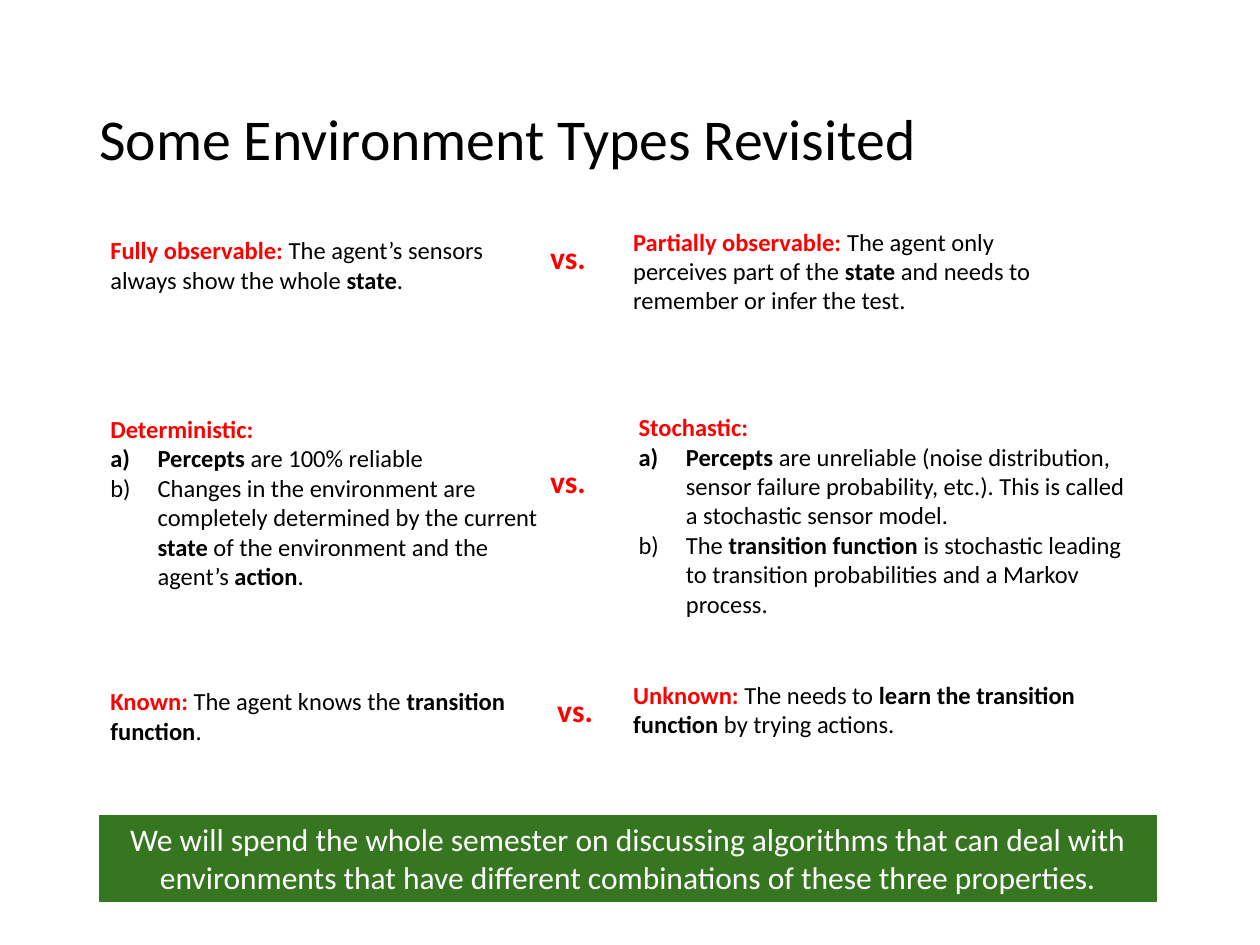
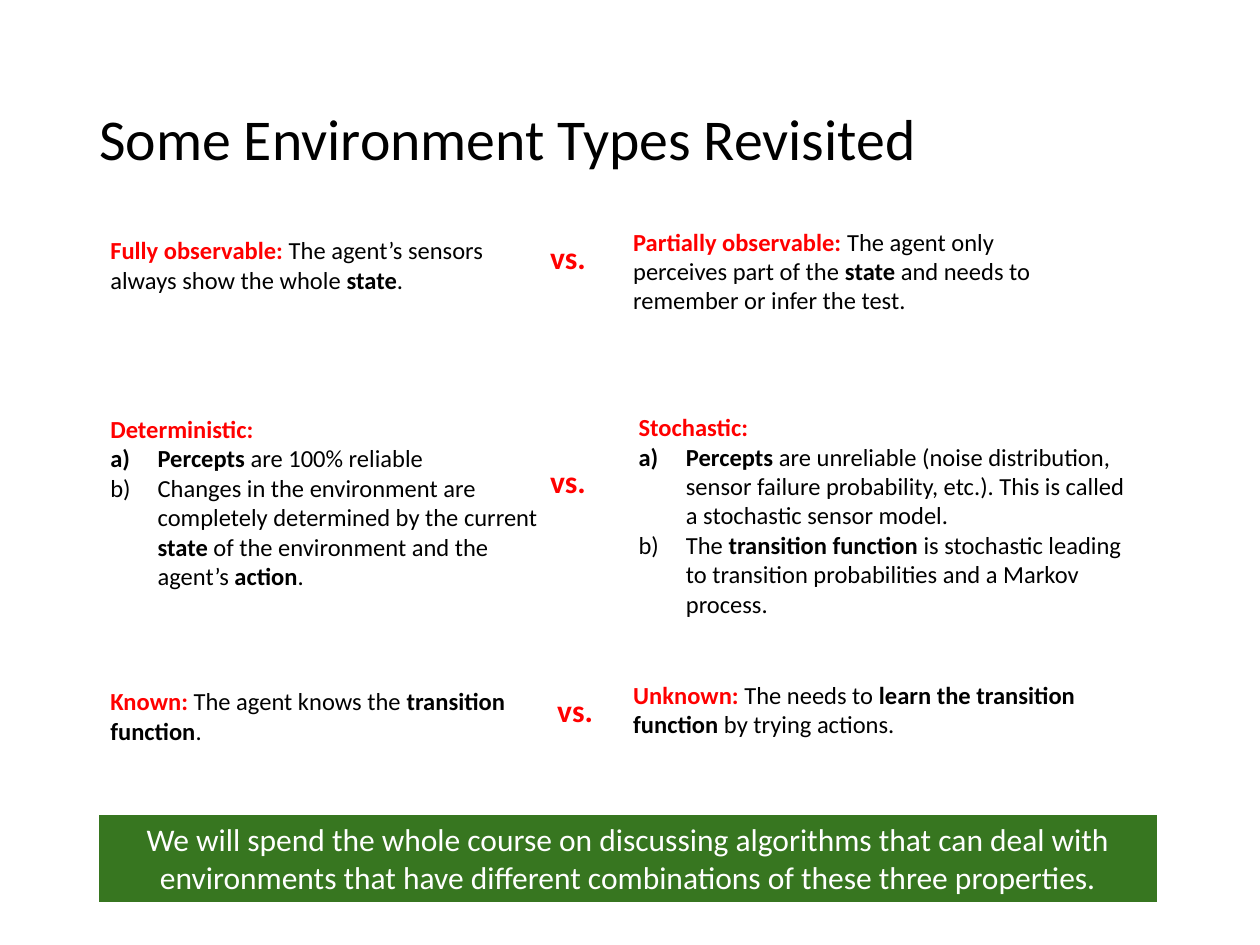
Before and after one commit to mhahsler/CS7320-AI, a slide deck: slide 41 of slides/02_agents.pptx (slide 40 before the commit). Drawn at 1260x945 pixels with LibreOffice and Linux fonts; fonts in the diff are those of the drawing. Boxes give left, top, right and bottom in pixels: in the first picture for what was removed or moved away, otherwise in the second. Text is boxed around its words. In the diff, an @@ line names an element or a change of style, - is before the commit and + after.

```diff
--- a/slides/02_agents.pptx
+++ b/slides/02_agents.pptx
@@ text in rectangle at bbox=[147, 829, 1109, 894]: text changed @@
-We will spend the whole semester on discussing algorithms that can deal with environments that have different combinations of these three properties.
+We will spend the whole course on discussing algorithms that can deal with environments that have different combinations of these three properties.
```
Also in this commit, not shown: 1 slide added, 9 other files.
